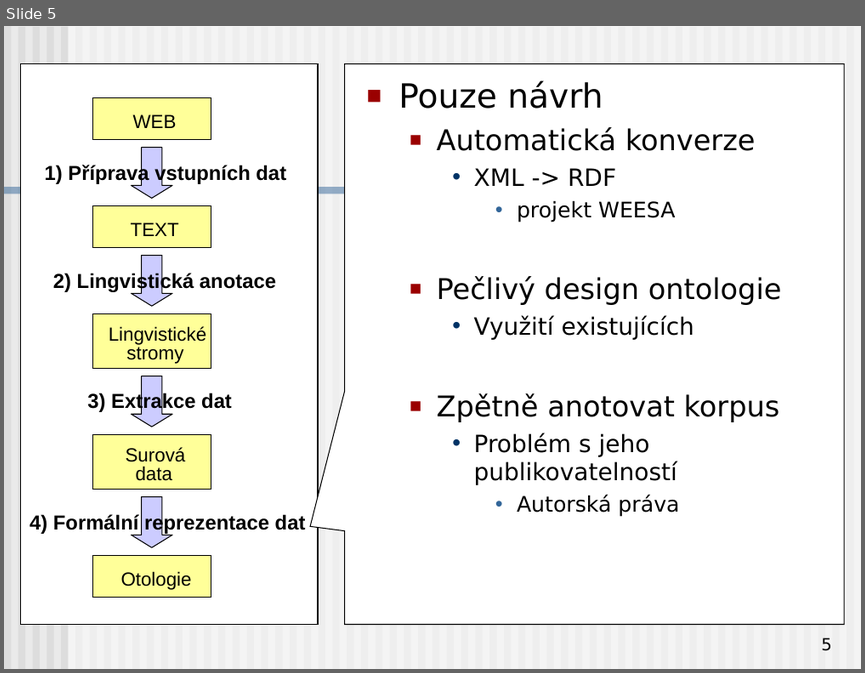
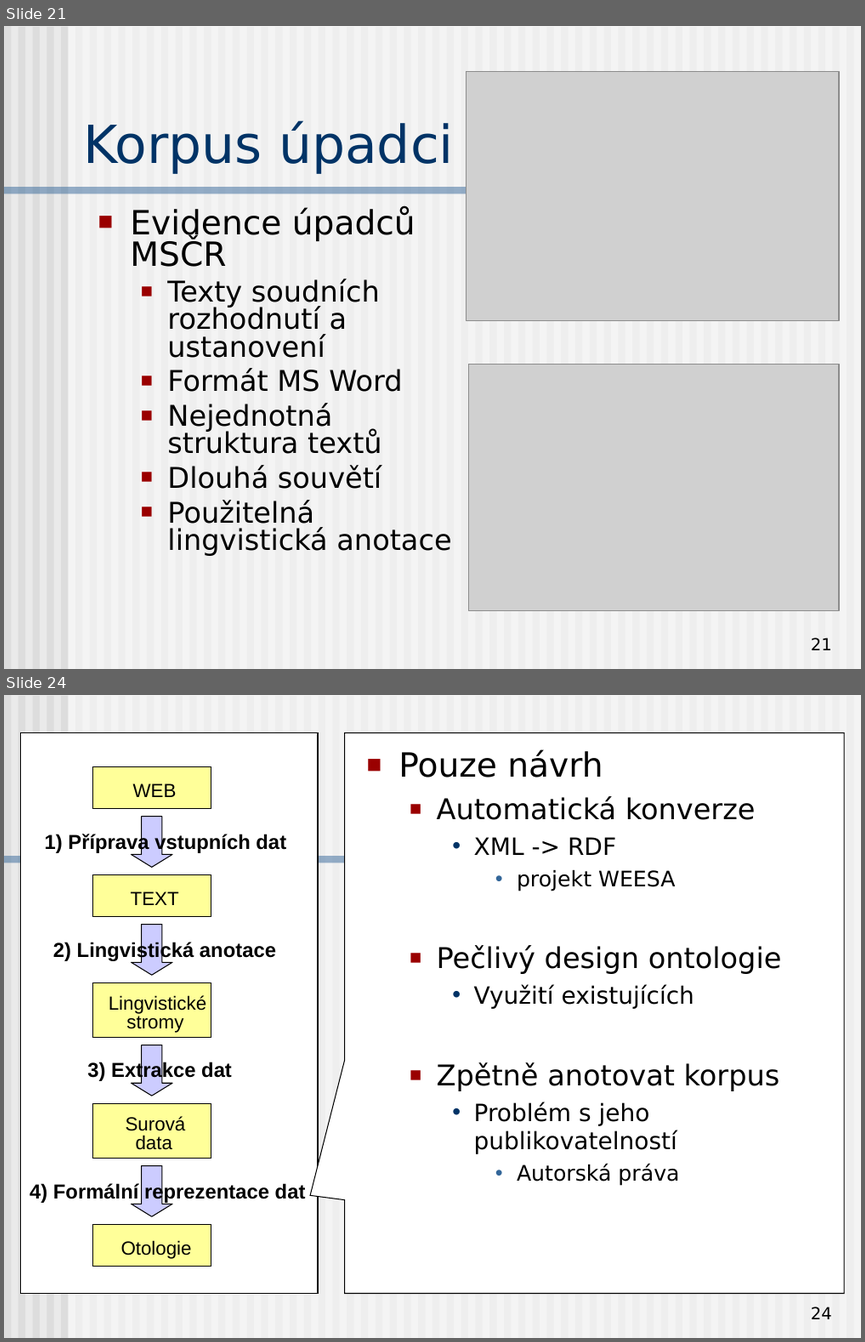
Before and after one commit to BackupTheBerlios/czsem-svn, a slide deck: trunk/docs/Presentation/dedek_czsem_obhajoba.ppt. Shown one above the other, each under a label of ours: slide 5 before the commit, slides 21 and 24 after it; the slides between them are not shown. The pictures are 865x673 and 865x1342 pixels, drawn with LibreOffice and Linux fonts; fonts in the diff are those of the drawing; grey boxes stand for pictures. Boxes give left, top, right and bottom in pixels: in the first picture for what was removed or moved away, otherwise in the second. Text is boxed around its words. In the diff, an @@ line names an element or a change of style, - is before the commit and + after.

```diff
--- a/trunk/docs/Presentation/dedek_czsem_obhajoba.ppt
+++ b/trunk/docs/Presentation/dedek_czsem_obhajoba.ppt
@@ slide 21 added at [4,26,861,669], background #EAEAEA; not listed: 62 template elements that a slide beside it also shows @@
@@ picture added at [466,71,839,320] @@
@@ title added at [83,120,454,174], 44 pt, text #003366 @@
+Korpus úpadci
@@ text added at [130,207,451,556], 24 pt, text #000000 @@
+■ Evidence úpadců MSČR
+  ■ Texty soudních rozhodnutí a ustanovení
+  ■ Formát MS Word
+  ■ Nejednotná struktura textů
+  ■ Dlouhá souvětí
+  ■ Použitelná lingvistická anotace
@@ picture added at [468,363,839,610] @@
@@ page number added at [811,637,832,650], 14 pt, text #000000 @@
+21
@@ what was slide 5 is now slide 24 @@
@@ page number at [811,1306,832,1319]: text changed @@
-5
+24
```
Also in this commit, not shown: 3 slides changed, 18 other slides added, 2 slides removed.
